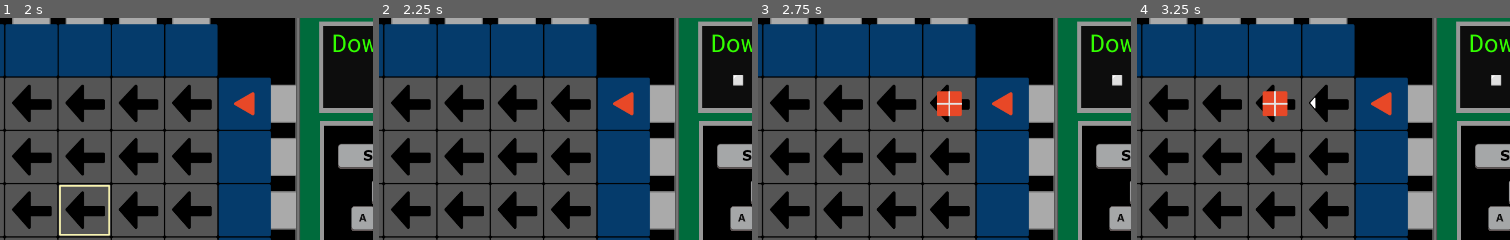
Above: before the commit, frames 1-4 (left to right).
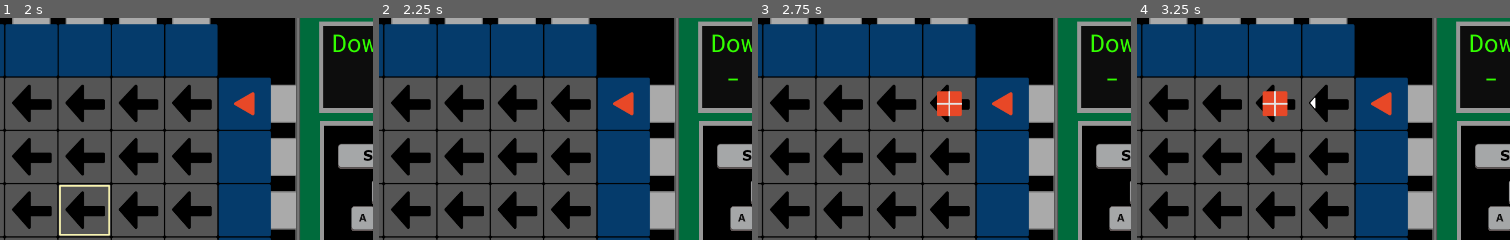
Above: after the commit, the same moments.

Repository: johnbradley/distribution
Game: Godot game, scene res://assets/game/game_scene.tscn
Two runs of this game, one before a commit and one after it. Both use one fixed random seed, a clock stepped at 60 frames per second and the inputs below. This scene is started directly instead of the project's main scene.
Inputs (mouse positions are % of the whole screen's width and height, from its top left):
- Up to frame 1 (2 s): tap Enter (ui_accept) at 0.5, 0.77, 1.25 s; move the mouse to (71, 45) at 0.52 s; hold D (right) 0.53-1.25 s; hold Shift 0.53-1.25 s; click (71, 45) at 0.67 s; drag from (25, 55) to (42, 70) at 1.27 s
- Up to frame 2 (2.25 s): tap Enter (ui_accept) at 2 s; move the mouse to (58, 28) at 2.02 s; hold D (right) from 2.03 s (still down); tap Ctrl at 2.1 s
- Up to frame 3 (2.75 s): keep holding D (right)
- Up to frame 4 (3.25 s): release D (right) at 2.75 s; drag from (42, 70) to (15, 35) at 2.77 s
The pictures show only the part of the screen within x 18-68%, y 7-57%; the shares and areas given below are measured in that part.

Frame 1 is identical in both runs. In frame 2, 0.2% of the frame differs, in the area x 93-98%, y 25-31%; in frame 3, 0.2%; in frame 4, 0.2%.

Commit message:
Fix unicode issue

Diff:
--- a/assets/ui/status_panel.gd
+++ b/assets/ui/status_panel.gd
@@ -6,8 +6,8 @@
 @onready var lost_boxes_label: Label = %LostBoxesLabel
 @onready var lost_boxes_animation_player: AnimationPlayer = %LostBoxesAnimationPlayer
 
-const empty_char: String = " ◽"
-const x_char: String = " ❌"
+const empty_char: String = " -"
+const x_char: String = " X"
 
 func _ready() -> void:
     GridData.downtime_remaining_changed.connect(_change_downtime)
--- a/assets/ui/status_panel.tscn
+++ b/assets/ui/status_panel.tscn
@@ -66,18 +66,6 @@
 
 [sub_resource type="Animation" id="Animation_txmd8"]
 length = 0.001
-tracks/0/type = "value"
-tracks/0/imported = false
-tracks/0/enabled = true
-tracks/0/path = NodePath("MarginContainer/MarginContainer/VBoxContainer/LostBoxesLabel:theme_override_colors/font_color")
-tracks/0/interp = 1
-tracks/0/loop_wrap = true
-tracks/0/keys = {
-"times": PackedFloat32Array(0),
-"transitions": PackedFloat32Array(1),
-"update": 0,
-"values": [Color(0.2, 1, 0, 1)]
-}
 
 [sub_resource type="Animation" id="Animation_aiun0"]
 resource_name = "danger"
@@ -92,7 +80,7 @@
 "times": PackedFloat32Array(0, 0.95),
 "transitions": PackedFloat32Array(1, 1),
 "update": 1,
-"values": [Color(0.2, 1, 0, 1), Color(0.2, 1, 0, 0)]
+"values": [Color(0.93333334, 0.26666668, 0.26666668, 1), Color(0.2, 1, 0, 0)]
 }
 
 [sub_resource type="AnimationLibrary" id="AnimationLibrary_txmd8"]
